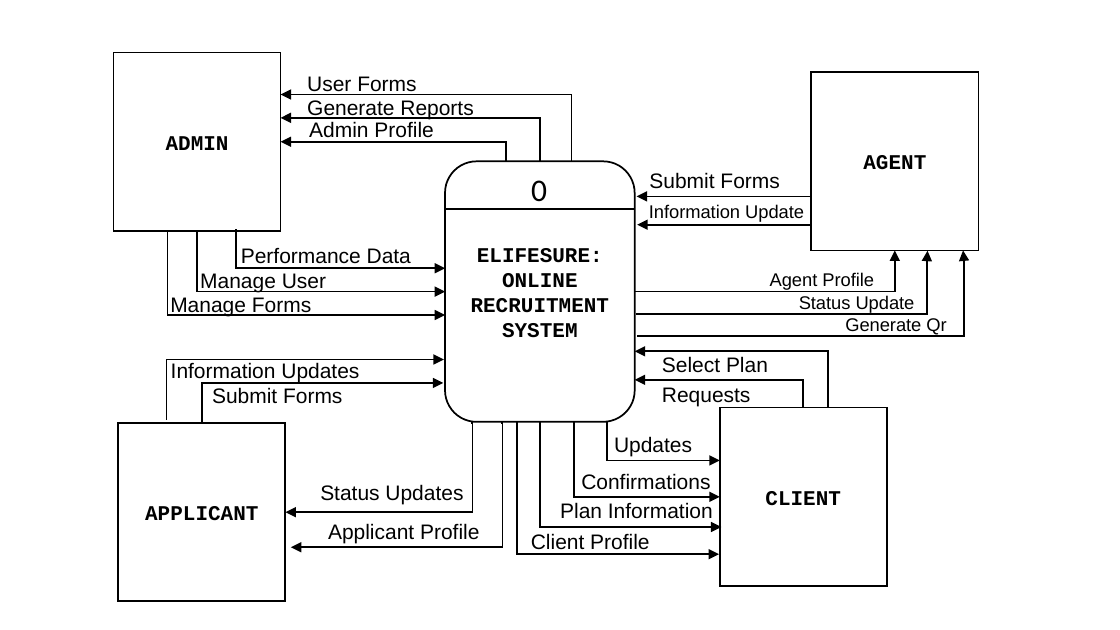
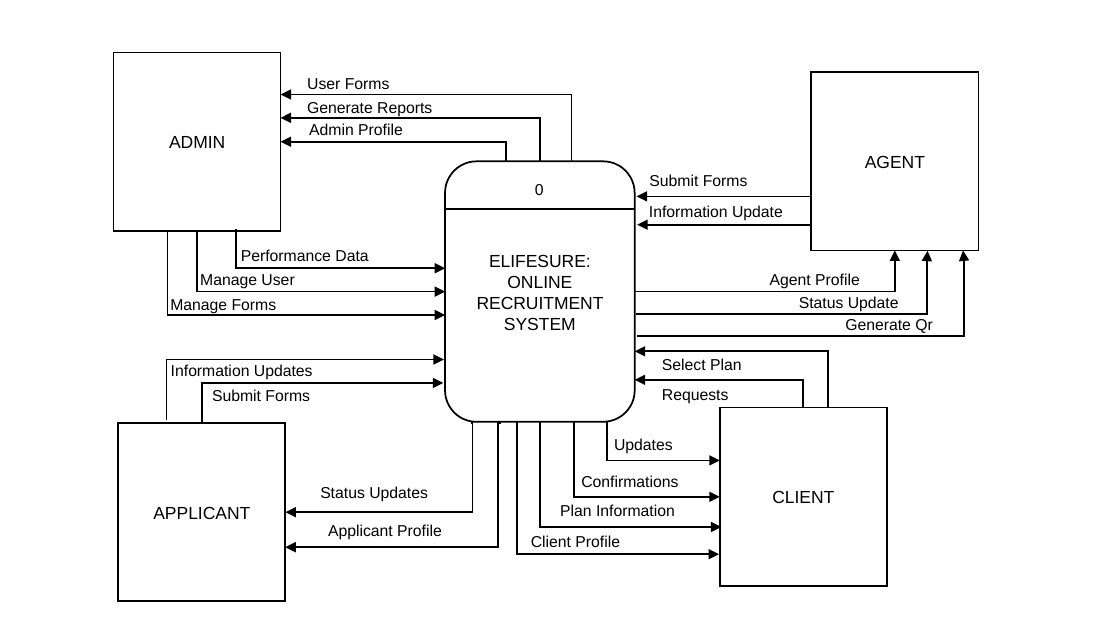
Before and after one commit to CaibalLester/CapstonePaper, a slide deck: slide 1 of Other Files/Context Diagram Capstone.pptx. Drawn at 1120x630 pixels with LibreOffice and Linux fonts; fonts in the diff are those of the drawing. Boxes give left, top, right and bottom in pixels: in the first picture for what was removed or moved away, otherwise in the second. Text is boxed around its words. In the diff, an @@ line names an element or a change of style, - is before the commit and + after.

```diff
--- a/Other Files/Context Diagram Capstone.pptx
+++ b/Other Files/Context Diagram Capstone.pptx
@@ text "0" at [535,184,544,195]: size 18 to 9 pt, font Calibri to Arial @@
@@ size 10.5 to 9 pt in 4 elements at [649,205,783,221], [845,319,932,333], [799,296,899,312], [770,273,860,289] @@
@@ size 12 to 10 pt, font Courier New to Arial, bold off in 5 elements at [445,161,635,422], [113,53,281,232], [719,408,887,587], [811,72,979,251], [118,423,286,602] @@
@@ elbow arrow moved from (500, 423) - (291, 547) to (500, 423) - (285, 547) @@
@@ size 12 to 9 pt in 17 elements at [307,78,390,89], [307,102,432,117], [309,123,403,135], [241,249,368,261], [200,274,294,289], [170,299,277,314], [171,364,313,380], [212,389,310,401], [320,486,428,502], [649,174,748,186], [662,358,742,370], [662,389,729,404], [614,438,673,454], [328,524,442,540], [531,535,620,547], [560,504,675,516], [581,475,678,487] @@
```
Also in this commit, not shown: 14 other files.
